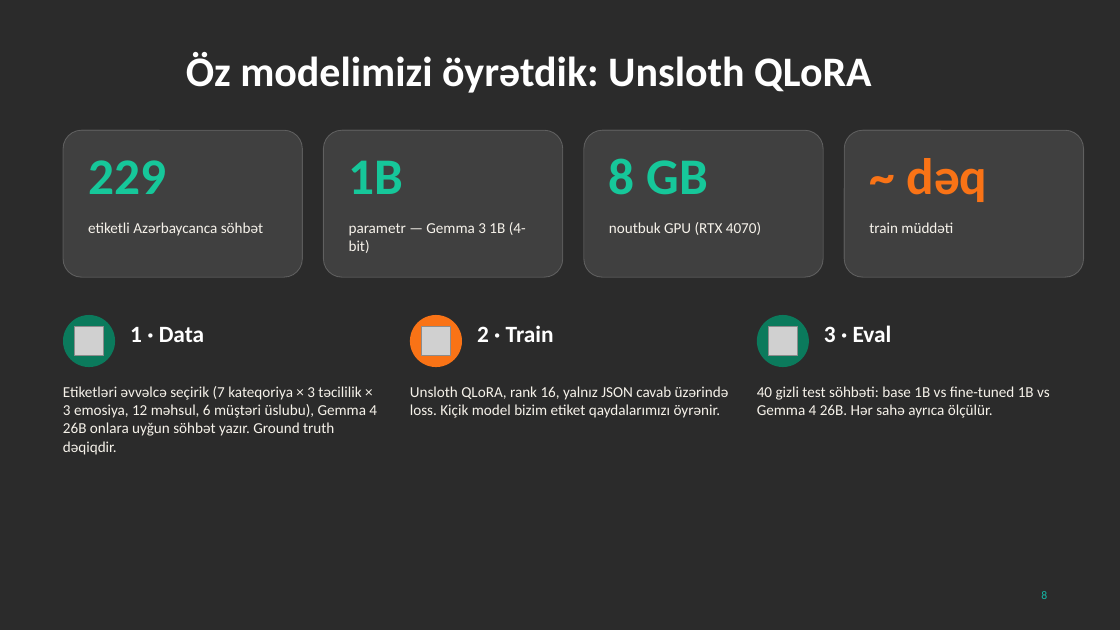
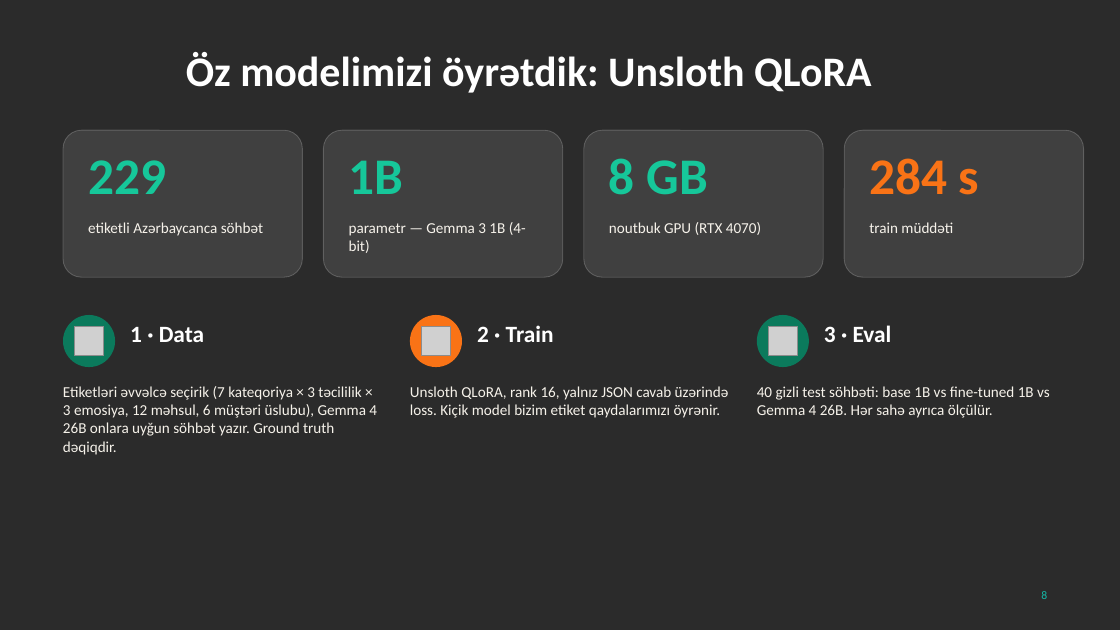
Before and after one commit to Ducktoberfest/team-Chill, a slide deck: slide 8 of deck/ChillDesk.pptx. Drawn at 1120x630 pixels with LibreOffice and Linux fonts; fonts in the diff are those of the drawing; grey boxes stand for pictures; background and template pictures are left out; a plain dark background stands for a picture behind light text. Boxes give left, top, right and bottom in pixels: in the first picture for what was removed or moved away, otherwise in the second. Text is boxed around its words. In the diff, an @@ line names an element or a change of style, - is before the commit and + after.

```diff
--- a/deck/ChillDesk.pptx
+++ b/deck/ChillDesk.pptx
@@ text at <box>869,158,979,195</box>: text changed @@
-~ dəq
+284 s
```
Also in this commit, not shown: 1 other slide changed, 20 other files.
